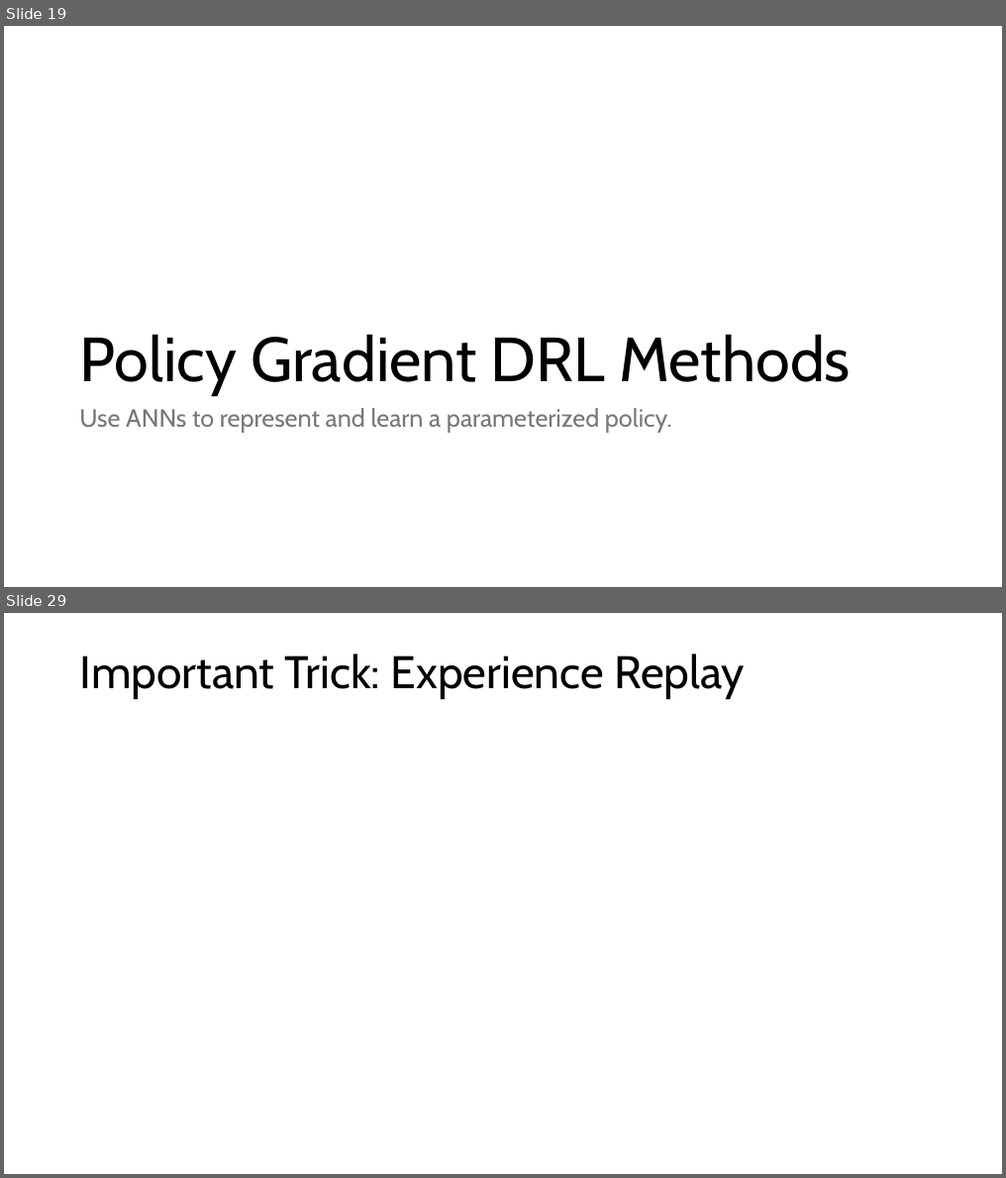
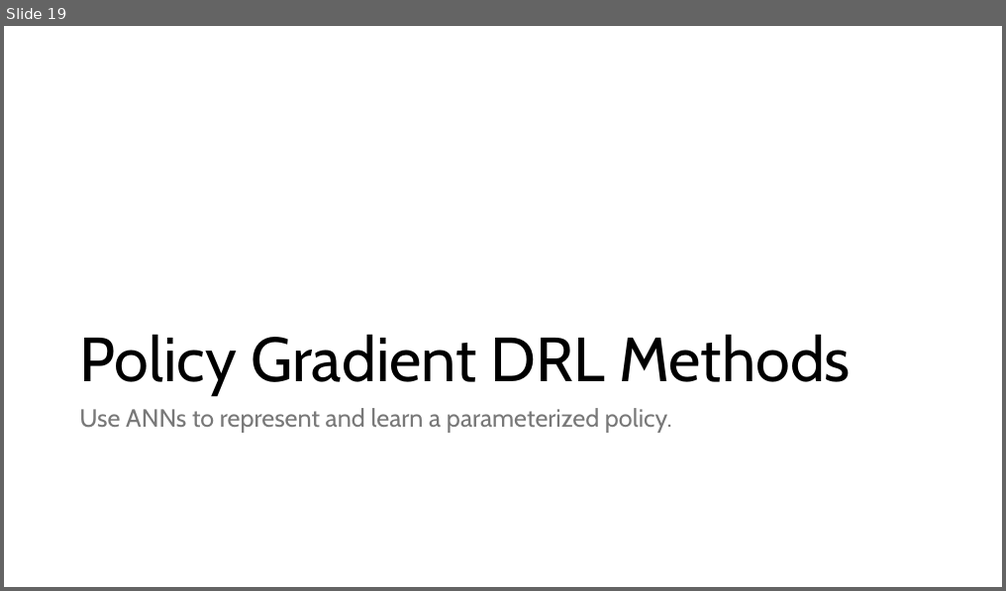
Before and after one commit to mhahsler/Introduction_to_Reinforcement_Learning, a slide deck: slides/Lecture_DRL.pptx. Shown one above the other, each under a label of ours: slides 19 and 29 before the commit, slide 19 after it; the slides between them are not shown. The pictures are 1006x1178 and 1006x591 pixels, drawn with LibreOffice and Linux fonts; fonts in the diff are those of the drawing; grey boxes stand for pictures. Boxes give left, top, right and bottom in pixels: in the first picture for what was removed or moved away, otherwise in the second. Text is boxed around its words. In the diff, an @@ line names an element or a change of style, - is before the commit and + after.

```diff
--- a/slides/Lecture_DRL.pptx
+++ b/slides/Lecture_DRL.pptx
@@ slide 29 removed at (x1=4, y1=613, x2=1002, y2=1174), background #FFFFFF @@
@@ title removed at (x1=80, y1=654, x2=745, y2=699) @@
-Important Trick: Experience Replay
```
Also in this commit, not shown: 9 slides changed, 1 slide added, 1 other file.
